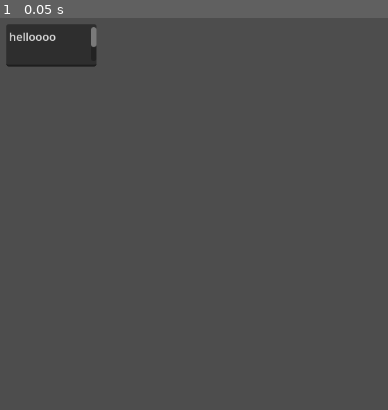
Above: before the commit, frame 1.
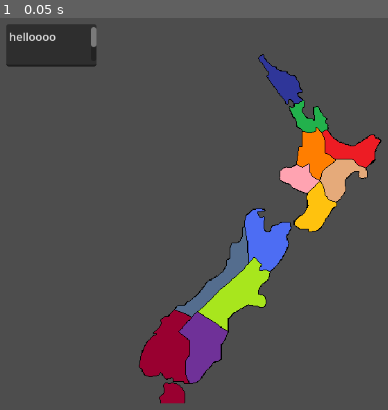
Above: after the commit, the same moment.

Repository: JustGaming6/NGJ-Studios-Project-1
Game: Godot game, scene res://Scenes/Main menu.tscn
The game is run twice, just before and just after one commit, with the same random seed, the same clock (stepped at 60 frames per second) and the same inputs. The project has no main scene, so this scene is started directly.
Inputs:
- Up to frame 1 (0.05 s): no input

The runs differ from the first frame. In frame 1, 12% of the frame differs, in the area x 35-99%, y 9-99%.

Commit message:
16/02 Pixel Map
The Version One of the Godot Map

Diff:
--- a/Scenes/Main menu.tscn
+++ b/Scenes/Main menu.tscn
@@ -1,4 +1,6 @@
-[gd_scene format=3 uid="uid://8r2y28v4tuit"]
+[gd_scene load_steps=2 format=3 uid="uid://8r2y28v4tuit"]
+
+[ext_resource type="Texture2D" uid="uid://830f628h3p6r" path="res://Assets/Images/Map/pixil-layer-Layer 1.png" id="1_ule0b"]
 
 [node name="Node2D" type="Node2D"]
 
@@ -11,3 +13,8 @@
 offset_bottom = 99.0
 text = "helloooo
 "
+
+[node name="Pixil-layer-layer1" type="Sprite2D" parent="."]
+position = Vector2(421.25, 330)
+scale = Vector2(1.11771, 1.0625)
+texture = ExtResource("1_ule0b")
--- a/project.godot
+++ b/project.godot
@@ -16,5 +16,6 @@
 
 [rendering]
 
+textures/canvas_textures/default_texture_filter=0
 renderer/rendering_method="gl_compatibility"
 renderer/rendering_method.mobile="gl_compatibility"
Not shown, added: Assets/Images/Main menu/AI main menu.jpg.import
Binary file added: Assets/Images/Map/pixil-layer-Layer 1.png
Not shown, added: Assets/Images/Map/pixil-layer-Layer 1.png.import
